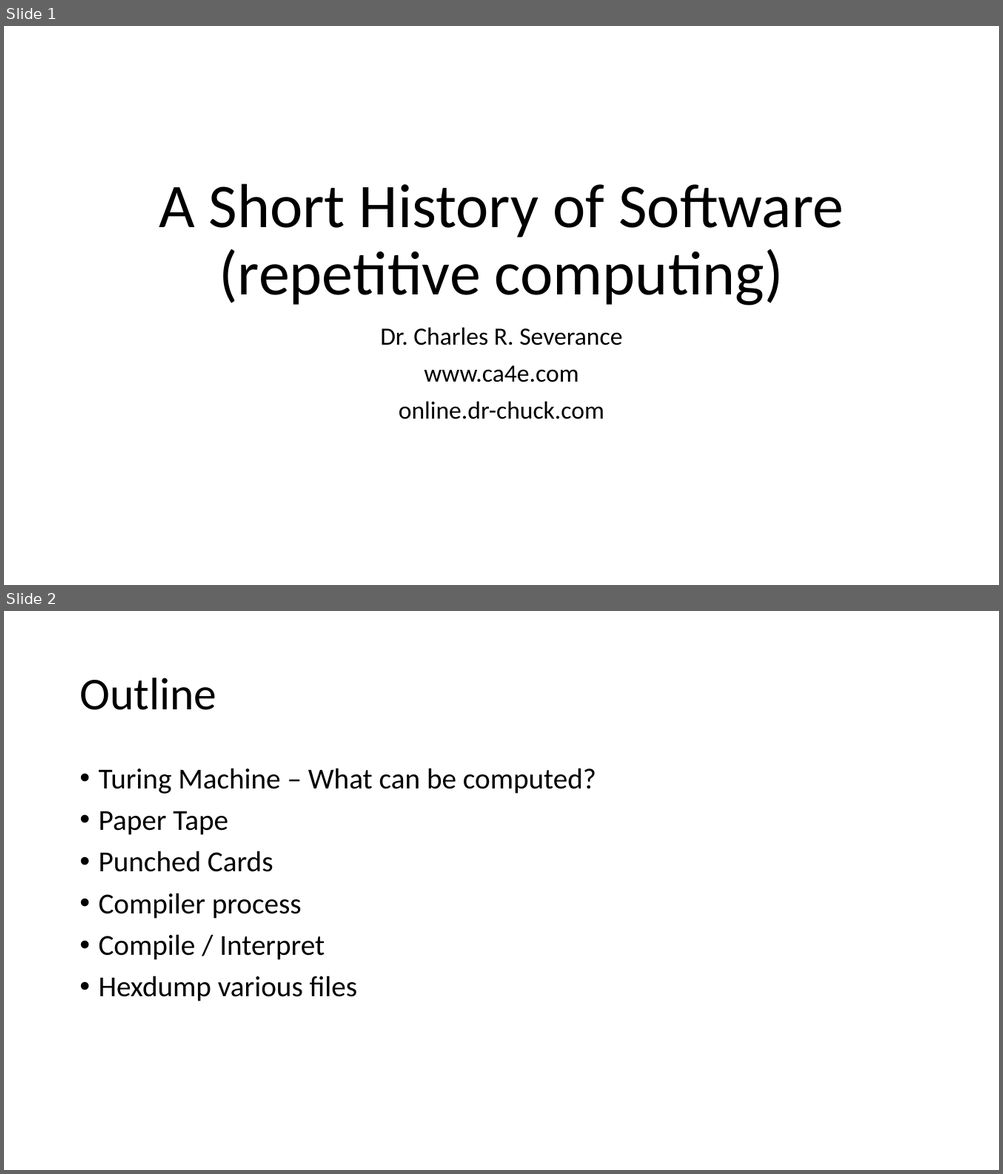
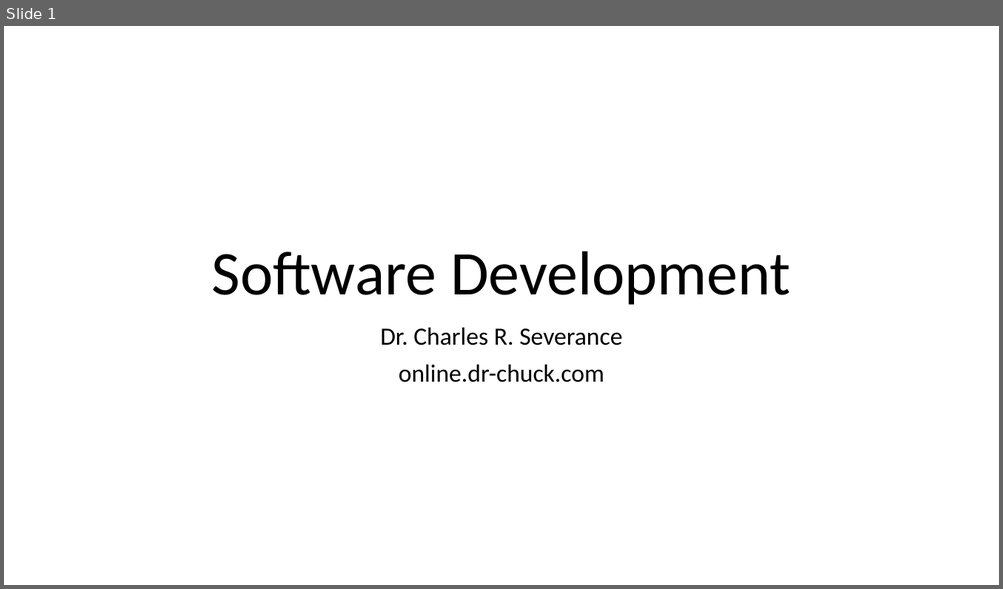
Before and after one commit to csev/ca4e, a slide deck: lectures/05-Software.pptx. Shown one above the other, each under a label of ours: slides 1 and 2 before the commit, slide 1 after it. The pictures are 1003x1174 and 1003x589 pixels, drawn with LibreOffice and Linux fonts; fonts in the diff are those of the drawing. Boxes give left, top, right and bottom in pixels: in the first picture for what was removed or moved away, otherwise in the second. Text is boxed around its words. In the diff, an @@ line names an element or a change of style, - is before the commit and + after.

```diff
--- a/lectures/05-Software.pptx
+++ b/lectures/05-Software.pptx
@@ slide 2 removed at box(4, 611, 999, 1170), background #FFFFFF @@
@@ title removed at box(79, 678, 216, 710) @@
-Outline
@@ text removed at box(99, 768, 596, 1002) @@
-• Turing Machine – What can be computed?
-• Paper Tape
-• Punched Cards
-• Compiler process
-• Compile / Interpret
-• Hexdump various files
@@ slide 1 changed as well @@
@@ title at box(211, 251, 791, 305): text changed @@
-A Short History of Software (repetitive computing)
+Software Development
@@ subtitle at box(424, 366, 578, 383): paragraph removed @@
-www.ca4e.com
```
Also in this commit, not shown: 2 other slides changed, 4 slides added, 15 other slides removed, 1 other file.
